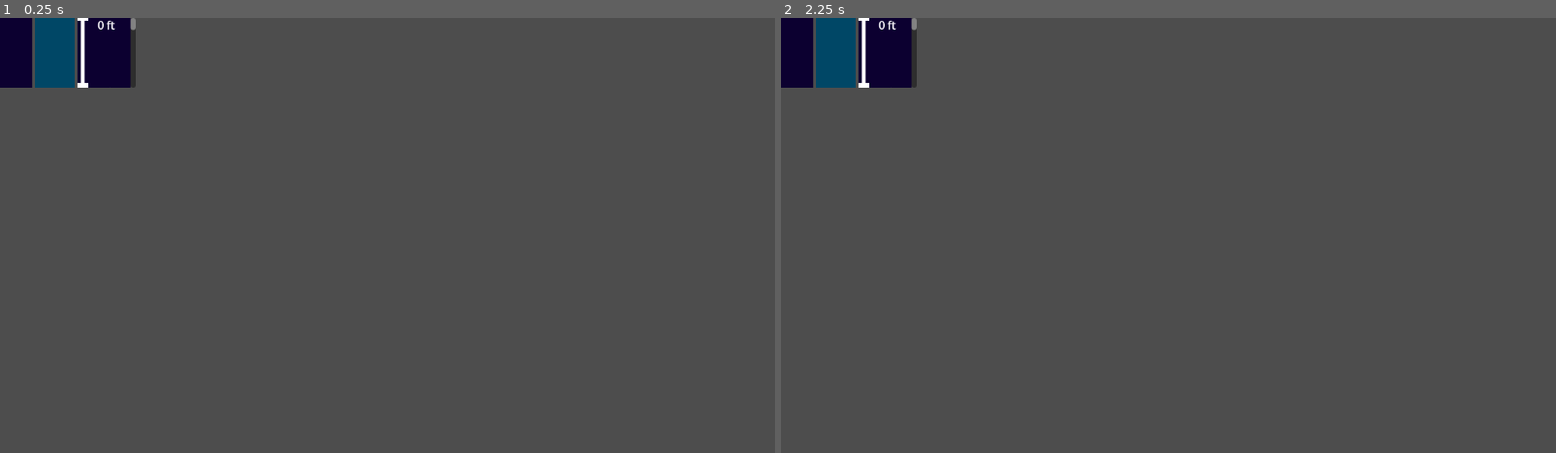
Above: before the commit, frames 1-2 (left to right).
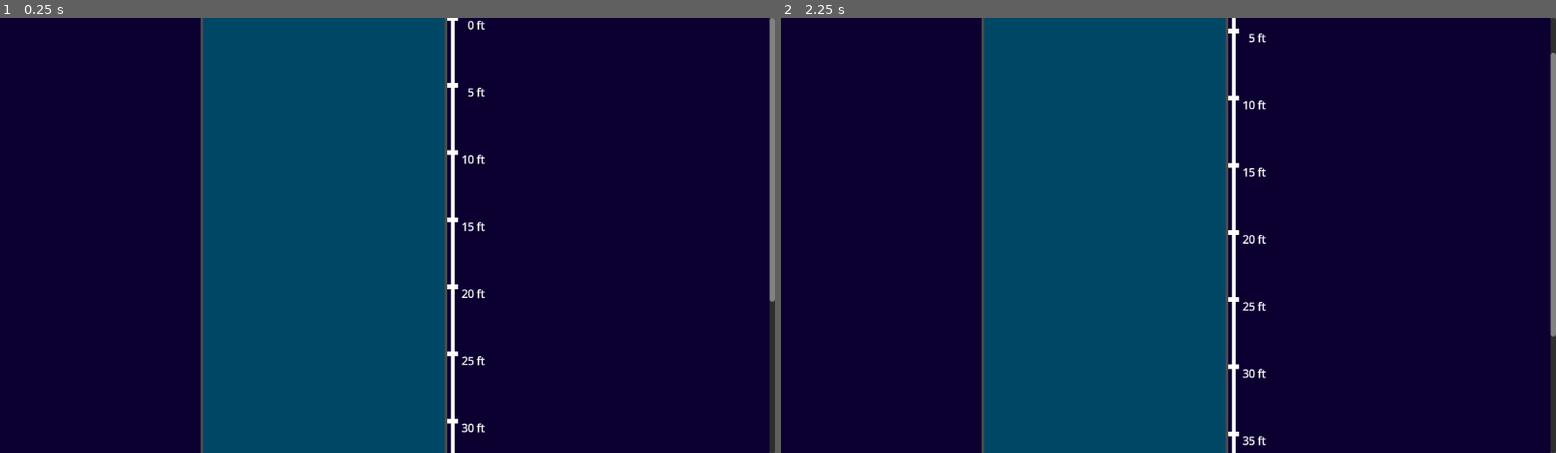
Above: after the commit, the same moments.

Repository: ItsTunda1/Bermuda-Reaper
Game: Godot game, scene res://UI/Fish_Menu.tscn
The game is run twice, just before and just after one commit, with the same random seed, the same clock (stepped at 60 frames per second) and the same inputs. This scene is started directly instead of the project's main scene.
Inputs (mouse positions are in pixels of both pictures, inside the frame that each line leads up to):
- Up to frame 1 (0.25 s): no input
- Up to frame 2 (2.25 s): tap Enter at 0.5, 2 s; move the mouse to (1339, 213) at 0.52 s; hold Right (ui_right) 0.53-1.28 s; tap Mouse wheel down (wheel_down) at 0.6, 2.1 s; click (1339, 213) at 0.67 s; tap Space at 1.25 s; move the mouse to (1013, 257) at 1.27 s; hold Down (ui_down) 1.28-2.03 s; tap Mouse wheel up (wheel_up) at 1.35 s; move the mouse to (1246, 139) at 2.02 s; hold Right (ui_right) from 2.03 s (still down)

The runs differ from the first frame. In frame 1, 98% of the frame differs, in the area x 0-100%, y 0-100%; in frame 2, 98%.

Commit message:
fixed size

Diff:
--- a/UI/Fish_Menu.tscn
+++ b/UI/Fish_Menu.tscn
@@ -24,8 +24,6 @@
 anchors_preset = 15
 anchor_right = 1.0
 anchor_bottom = 1.0
-offset_right = -950.0
-offset_bottom = -544.0
 grow_horizontal = 2
 grow_vertical = 2
 size_flags_horizontal = 3
